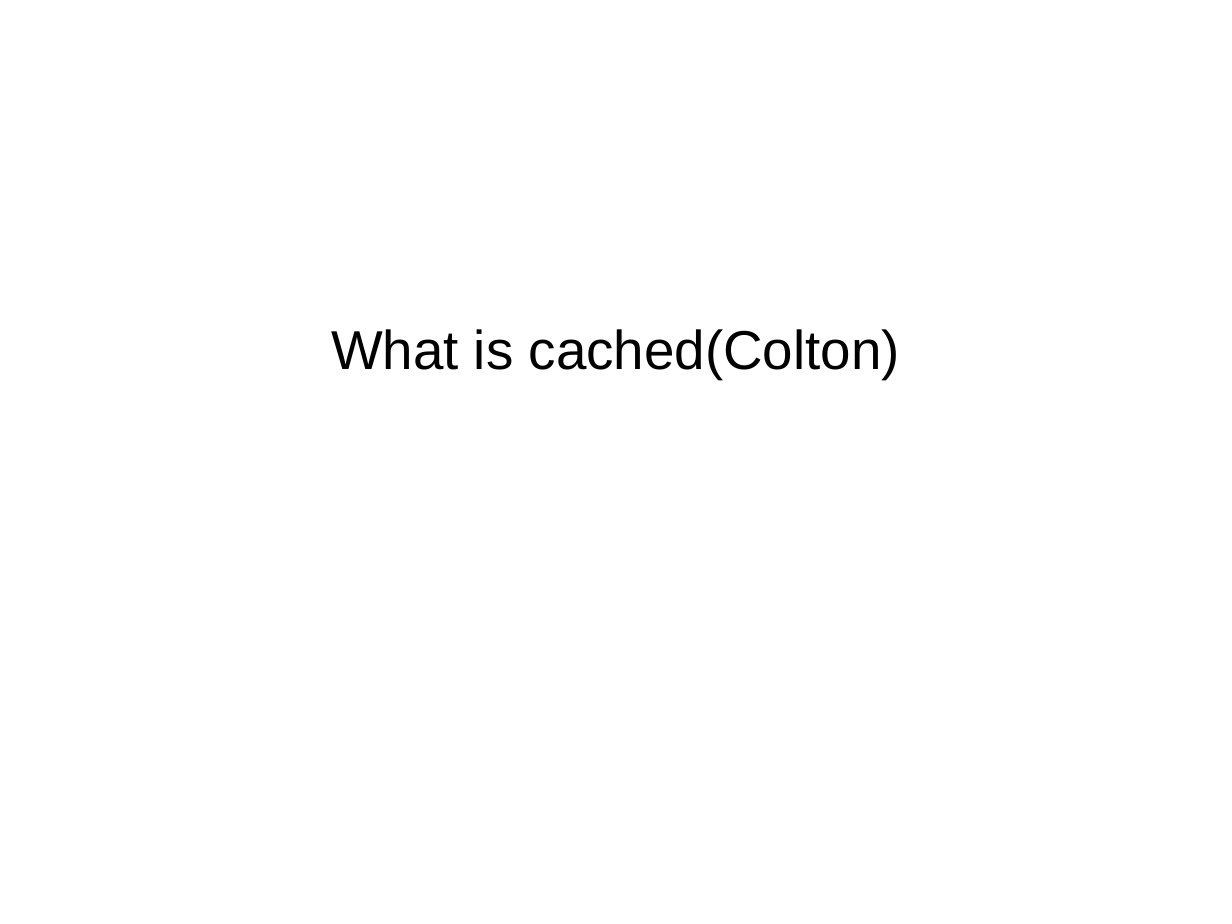
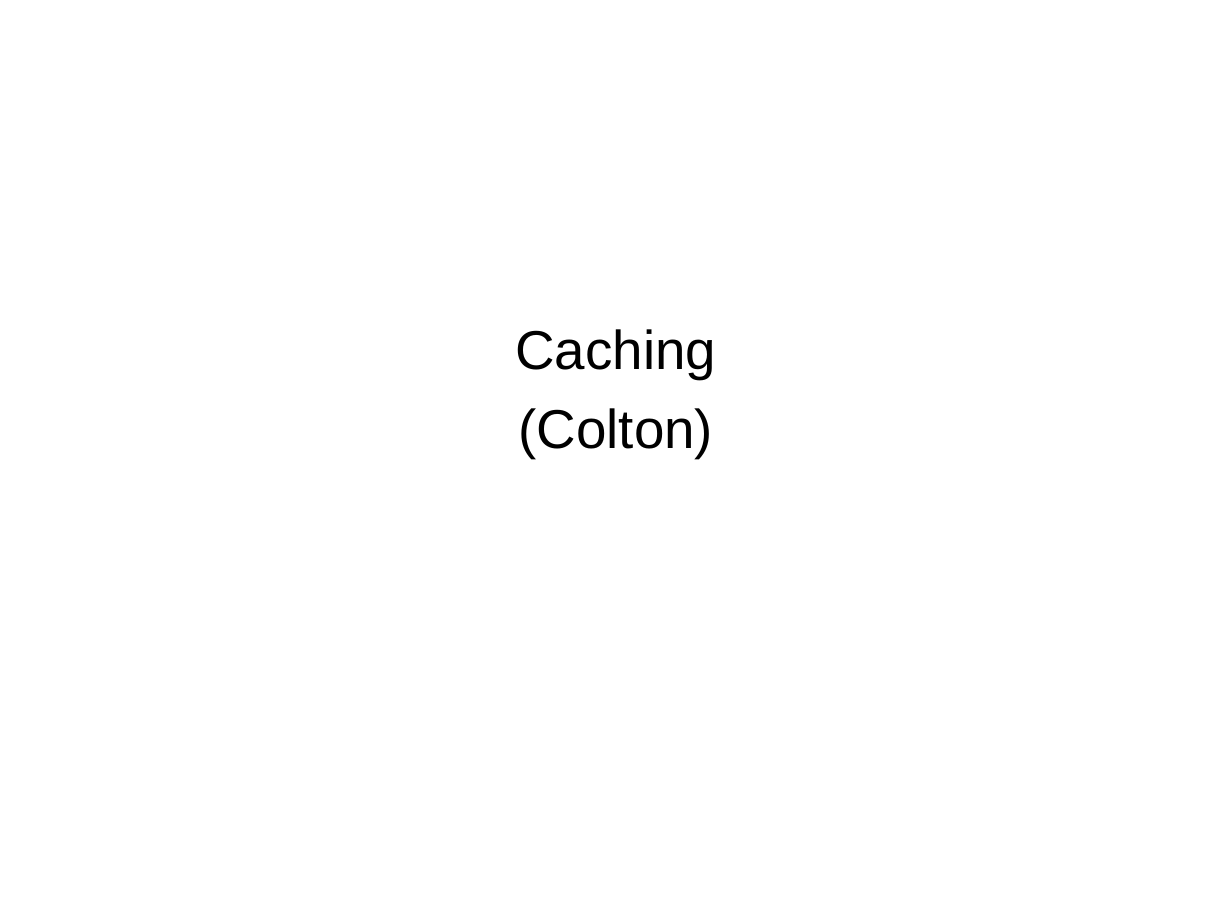
Before and after one commit to NWEN304Group/GroupProject, a slide deck: slide 8 of Group Presentation.ppt. Drawn at 1232x924 pixels with LibreOffice and Linux fonts; fonts in the diff are those of the drawing. Boxes give left, top, right and bottom in pixels: in the first picture for what was removed or moved away, otherwise in the second. Text is boxed around its words. In the diff, an @@ line names an element or a change of style, - is before the commit and + after.

```diff
--- a/Group Presentation.ppt
+++ b/Group Presentation.ppt
@@ text at (x1=515, y1=329, x2=716, y2=458): text changed @@
-What is cached(Colton)
+Caching
+(Colton)
```
Also in this commit, not shown: 8 other slides changed, 1 other file.
